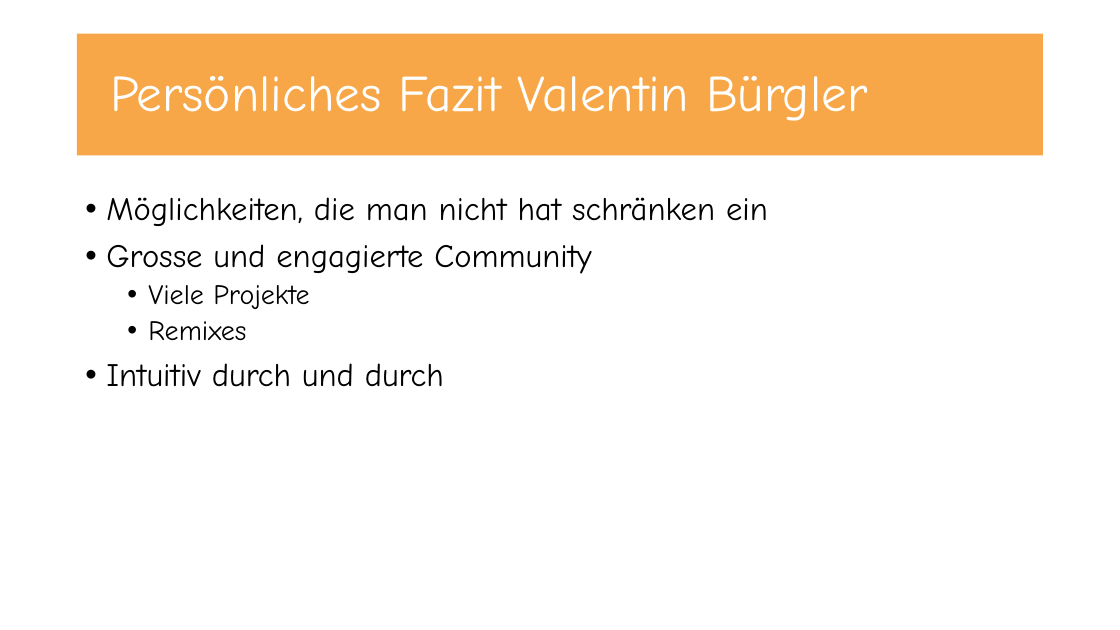
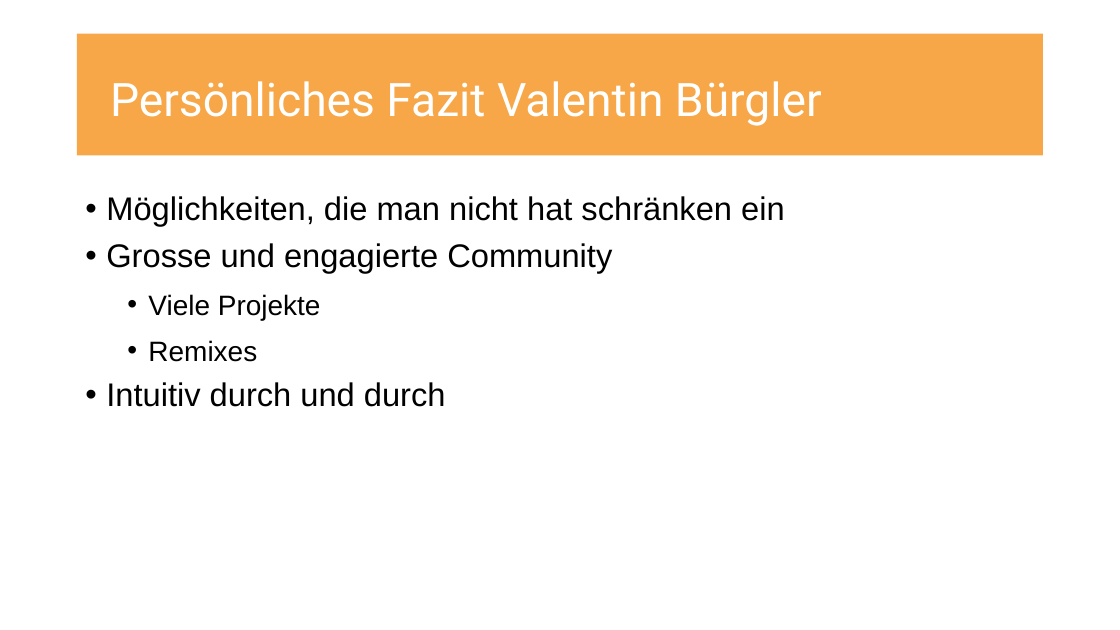
Before and after one commit to UncleBench/PCP-Projekt, a slide deck: slide 9 of Praesentation.pptx. Drawn at 1120x630 pixels with LibreOffice and Linux fonts; fonts in the diff are those of the drawing. Boxes give left, top, right and bottom in pixels: in the first picture for what was removed or moved away, otherwise in the second. Text is boxed around its words. In the diff, an @@ line names an element or a change of style, - is before the commit and + after.

```diff
--- a/Praesentation.pptx
+++ b/Praesentation.pptx
@@ title "Persönliches Fazit Valentin Bürgler" at [77,34,1044,155]: size 44 to 39.6 pt, font Comic Neue to Roboto @@
@@ text "Möglichkeiten, die man nicht hat ..." at [106,196,785,407]: font Comic Neue to Arial; line spacing 0.9 to 1.2 @@
```
Also in this commit, not shown: 7 other slides changed, 1 other file.
